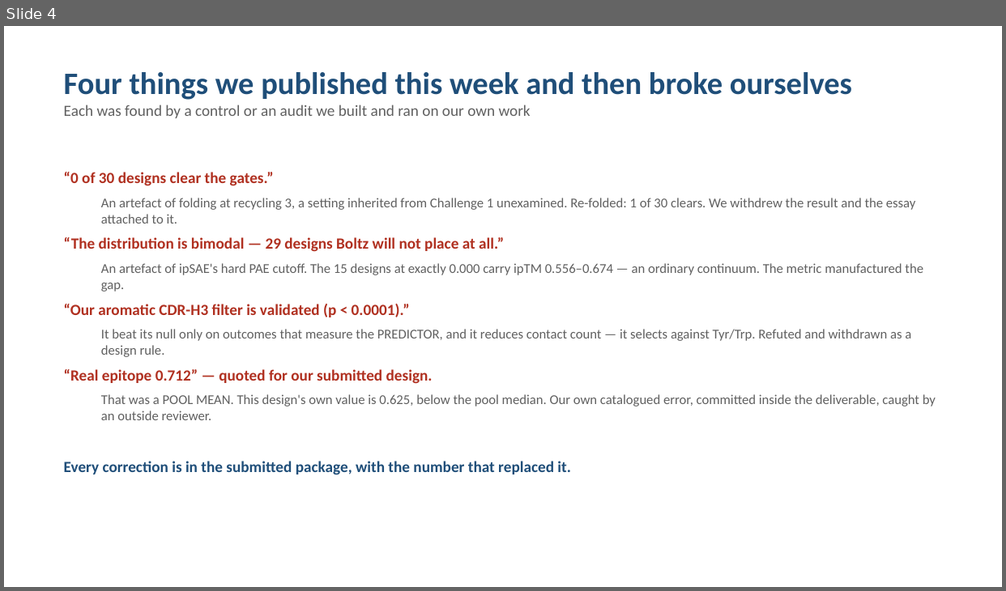
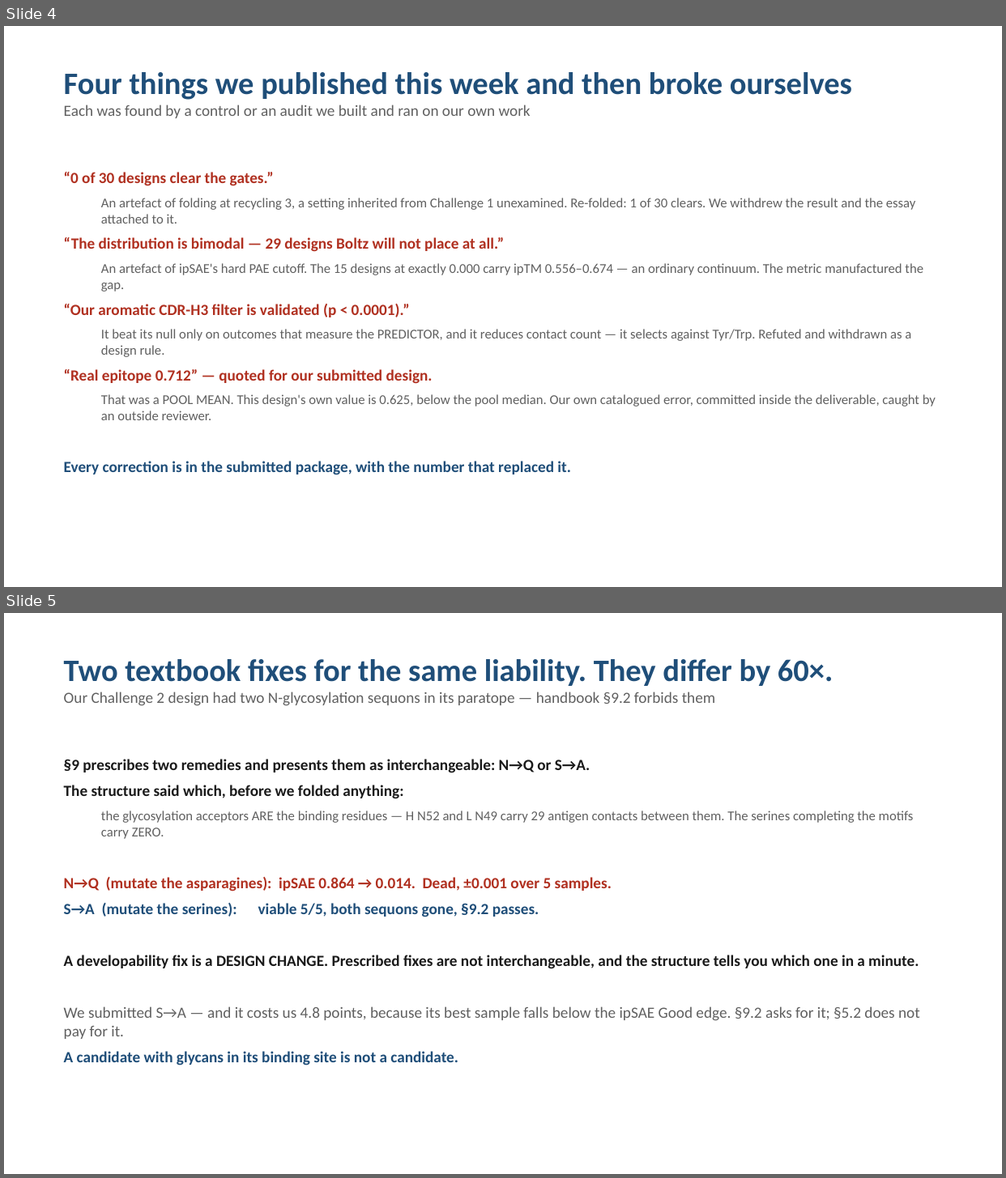
Before and after one commit to RRobin711/locksmith-antibody-hackathon, a slide deck: submission/LOCKSMITH_DEV/pitch/LOCKSMITH_DEV_presentation.pptx. Shown one above the other, each under a label of ours: slide 4 before the commit, slides 4 and 5 after it. The pictures are 1006x591 and 1006x1178 pixels, drawn with LibreOffice and Linux fonts; fonts in the diff are those of the drawing. Boxes give left, top, right and bottom in pixels: in the first picture for what was removed or moved away, otherwise in the second. Text is boxed around its words. In the diff, an @@ line names an element or a change of style, - is before the commit and + after.

```diff
--- a/submission/LOCKSMITH_DEV/pitch/LOCKSMITH_DEV_presentation.pptx
+++ b/submission/LOCKSMITH_DEV/pitch/LOCKSMITH_DEV_presentation.pptx
@@ slide 5 added at [4, 613, 1002, 1174], background #FFFFFF @@
@@ text added at [64, 659, 833, 706], 15 pt, text #606060 @@
+Two textbook fixes for the same liability. They differ by 60×.
+Our Challenge 2 design had two N-glycosylation sequons in its paratope — handbook §9.2 forbids them
@@ text added at [64, 759, 920, 1066], 15 pt, text #606060, bold @@
+§9 prescribes two remedies and presents them as interchangeable: N→Q or S→A.
+The structure said which, before we folded anything:
+  the glycosylation acceptors ARE the binding residues — H N52 and L N49 carry 29 antigen contacts between them. The serines completing the motifs carry ZERO.
+N→Q (mutate the asparagines): ipSAE 0.864 → 0.014. Dead, ±0.001 over 5 samples.
+S→A (mutate the serines): viable 5/5, both sequons gone, §9.2 passes.
+A developability fix is a DESIGN CHANGE. Prescribed fixes are not interchangeable, and the structure tells you which one in a minute.
+We submitted S→A — and it costs us 4.8 points, because its best sample falls below the ipSAE Good edge. §9.2 asks for it; §5.2 does not pay for it.
+A candidate with glycans in its binding site is not a candidate.
```
Also in this commit, not shown: 1 slide changed, 7 other files.
